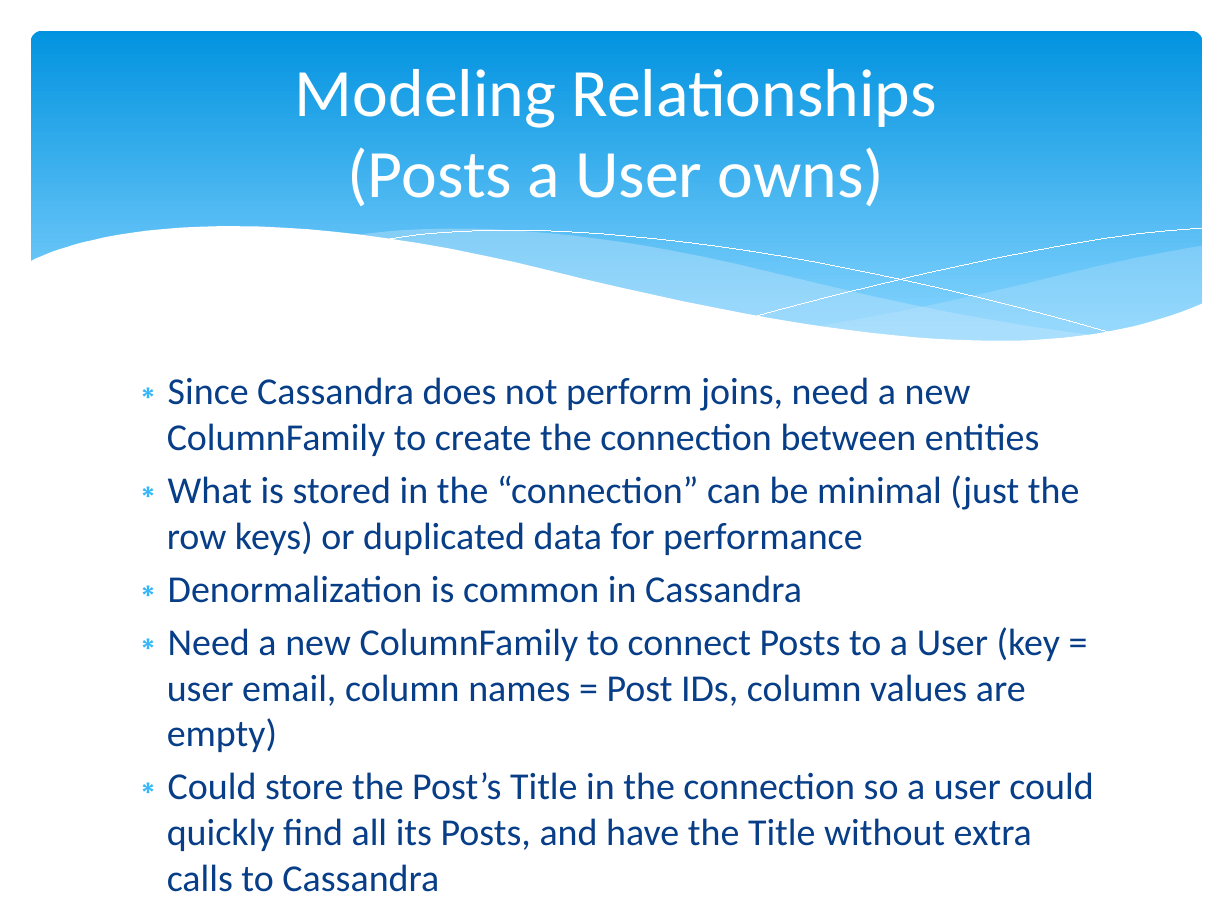
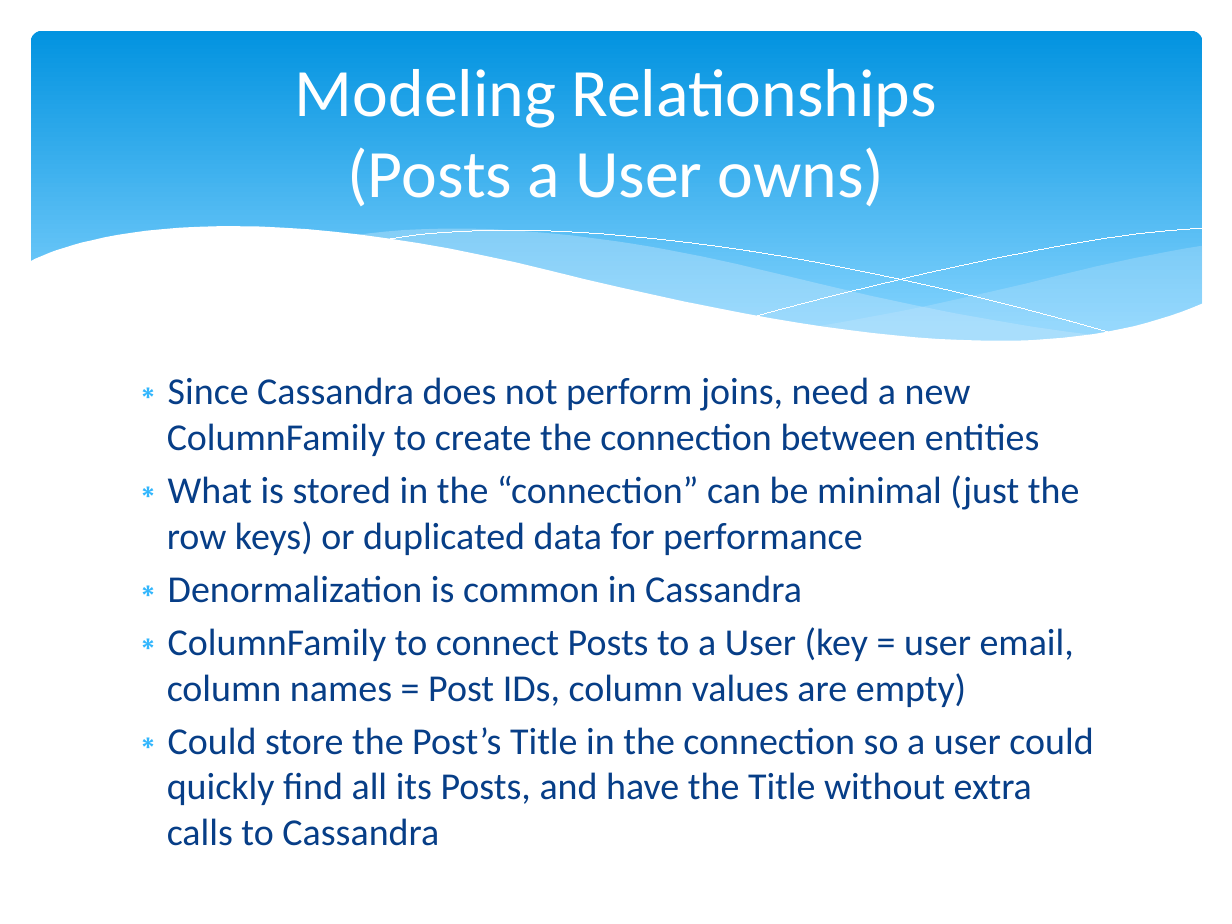
Before and after one commit to calebjones/nosql-blog, a slide deck: slide 19 of cassandra-training.pptx. Drawn at 1232x924 pixels with LibreOffice and Linux fonts; fonts in the diff are those of the drawing. Boxes give left, top, right and bottom in pixels: in the first picture for what was removed or moved away, otherwise in the second. Text is boxed around its words. In the diff, an @@ line names an element or a change of style, - is before the commit and + after.

```diff
--- a/cassandra-training.pptx
+++ b/cassandra-training.pptx
@@ text at [167, 627, 1074, 707]: text changed @@
-∗ Need a new ColumnFamily to connect Posts to a User (key = user email, column names = Post IDs, column values are empty)
+∗ ColumnFamily to connect Posts to a User (key = user email, column names = Post IDs, column values are empty)
```
Also in this commit, not shown: 16 other slides changed, 5 slides added, 2 other files.
